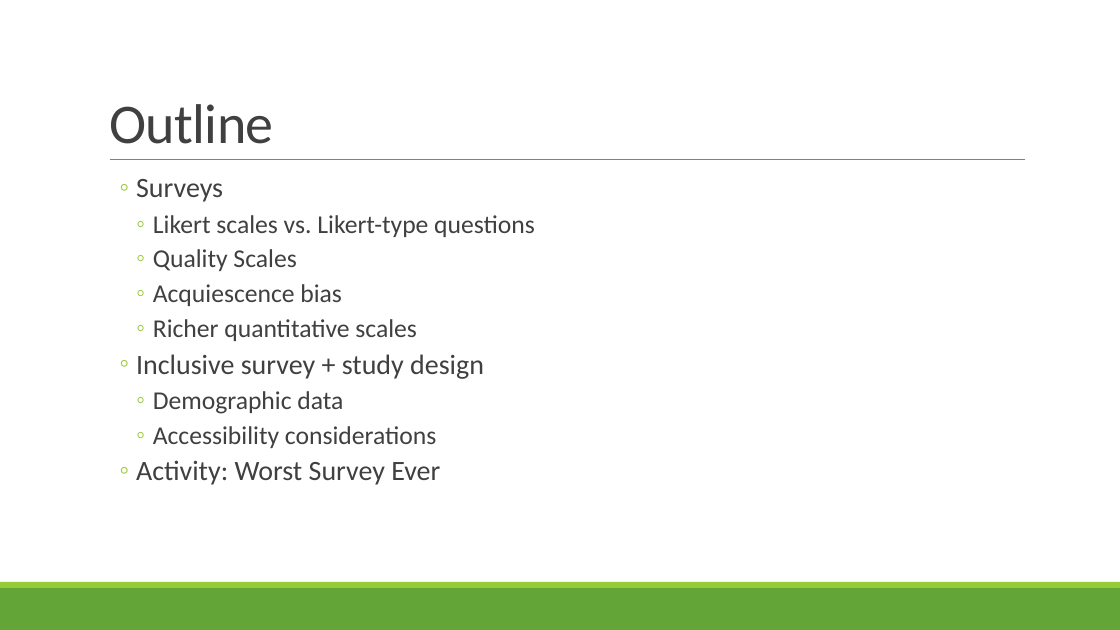
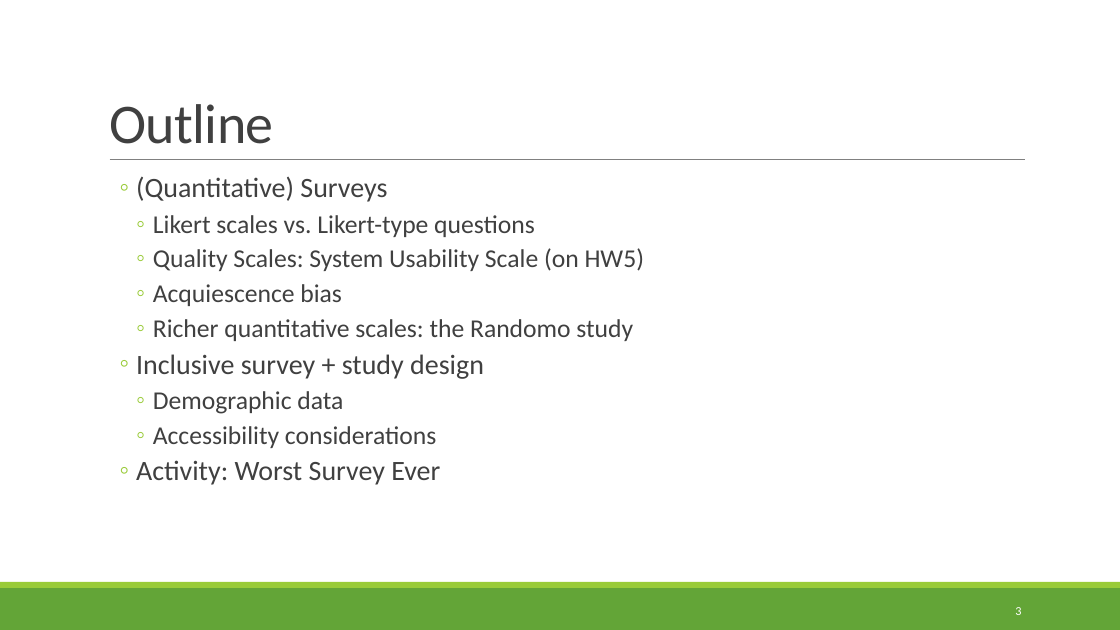
Before and after one commit to rbohrer/pl-course, a slide deck: slide 3 of LectureSlides/09Design2.pptx (slide 2 before the commit). Drawn at 1120x630 pixels with LibreOffice and Linux fonts; fonts in the diff are those of the drawing. Boxes give left, top, right and bottom in pixels: in the first picture for what was removed or moved away, otherwise in the second. Text is boxed around its words. In the diff, an @@ line names an element or a change of style, - is before the commit and + after.

```diff
--- a/LectureSlides/09Design2.pptx
+++ b/LectureSlides/09Design2.pptx
@@ text at (136, 177, 387, 202): text changed @@
-  ◦ Surveys
+  ◦ (Quantitative) Surveys
@@ text at (153, 248, 645, 271): text changed @@
-    ◦ Quality Scales
+    ◦ Quality Scales: System Usability Scale (on HW5)
@@ text at (153, 319, 633, 341): text changed @@
-    ◦ Richer quantitative scales
+    ◦ Richer quantitative scales: the Randomo study
@@ page number added at (1015, 607, 1021, 615), 10.5 pt, text #FFFFFF @@
+3
```
Also in this commit, not shown: 43 other slides changed, 4 slides added.
